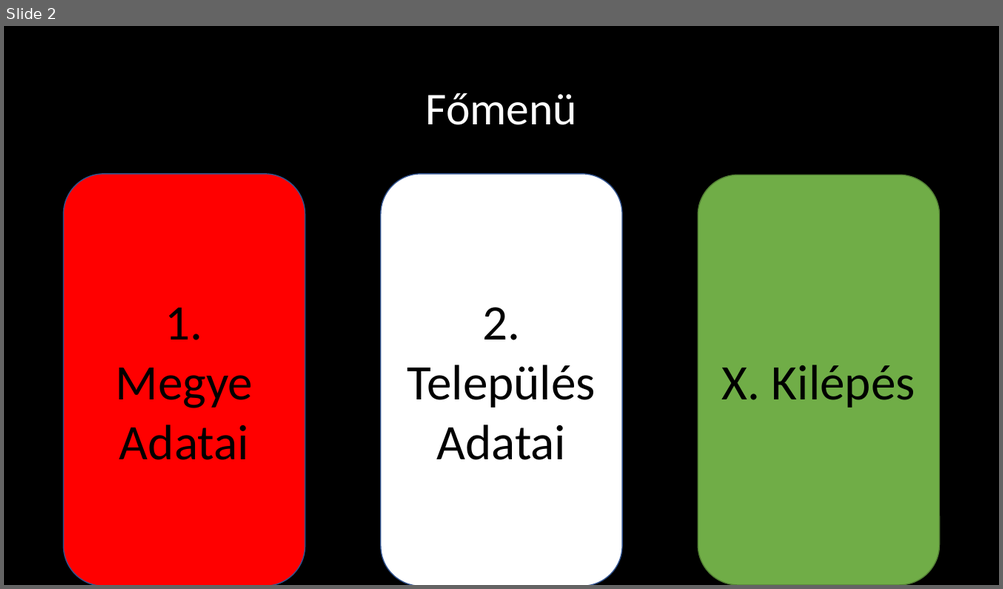
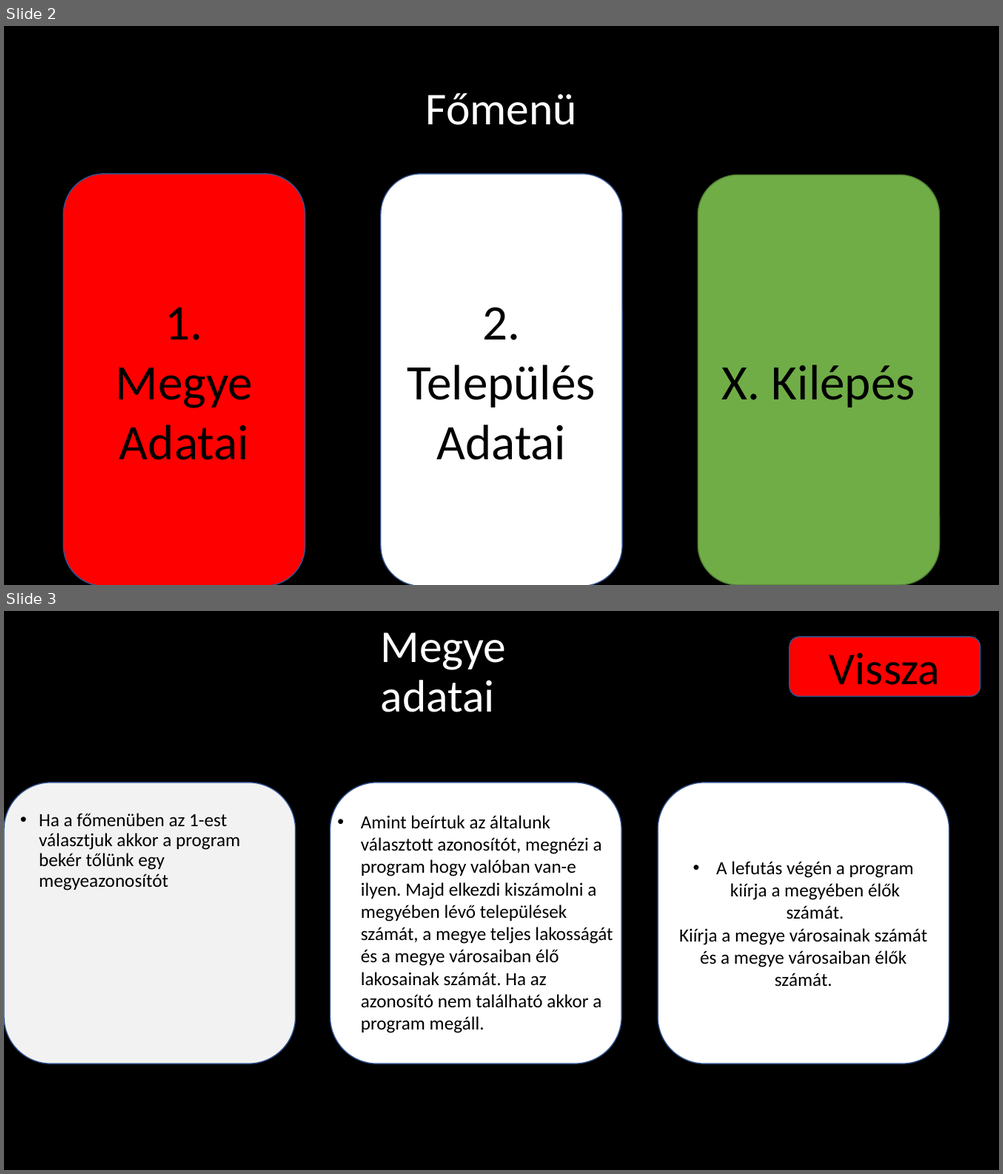
Before and after one commit to FRXTSY/Nepesseg, a slide deck: Magyarország népessége 2025.pptx. Shown one above the other, each under a label of ours: slide 2 before the commit, slides 2 and 3 after it. The pictures are 1003x589 and 1003x1174 pixels, drawn with LibreOffice and Linux fonts; fonts in the diff are those of the drawing. Boxes give left, top, right and bottom in pixels: in the first picture for what was removed or moved away, otherwise in the second. Text is boxed around its words. In the diff, an @@ line names an element or a change of style, - is before the commit and + after.

```diff
--- a/Magyarország népessége 2025.pptx
+++ b/Magyarország népessége 2025.pptx
@@ slide 3 added at (x1=4, y1=611, x2=999, y2=1170), background #000000 @@
@@ title added at (x1=381, y1=632, x2=506, y2=712), 44 pt, text #FFFFFF @@
+Megye adatai
@@ rounded rectangle added at (x1=790, y1=637, x2=981, y2=697), fill #FF0000, outline #325491 1 pt, 44 pt, text #000000 @@
+Vissza
@@ rounded rectangle added at (x1=4, y1=783, x2=295, y2=1064), fill #F2F2F2, outline #325491 1 pt @@
@@ rounded rectangle added at (x1=330, y1=783, x2=621, y2=1064), fill #FFFFFF, outline #325491 1 pt @@
@@ rounded rectangle added at (x1=657, y1=783, x2=948, y2=1064), fill #FFFFFF, outline #325491 1 pt, 18 pt, text #000000 @@
+• A lefutás végén a program kiírja a megyében élők számát.
+Kiírja a megye városainak számát és a megye városaiban élők számát.
@@ text added at (x1=39, y1=813, x2=240, y2=891), 18 pt, text #000000 @@
+• Ha a főmenüben az 1-est választjuk akkor a program bekér tőlünk egy megyeazonosítót
@@ text added at (x1=361, y1=815, x2=612, y2=1034), 18 pt, text #000000 @@
+• Amint beírtuk az általunk választott azonosítót, megnézi a program hogy valóban van-e ilyen. Majd elkezdi kiszámolni a megyében lévő települések számát, a megye teljes lakosságát és a megye városaiban élő lakosainak számát. Ha az azonosító nem található akkor a program megáll.
```
Also in this commit, not shown: 2 other slides added, 2 slides removed, 1 other file.
